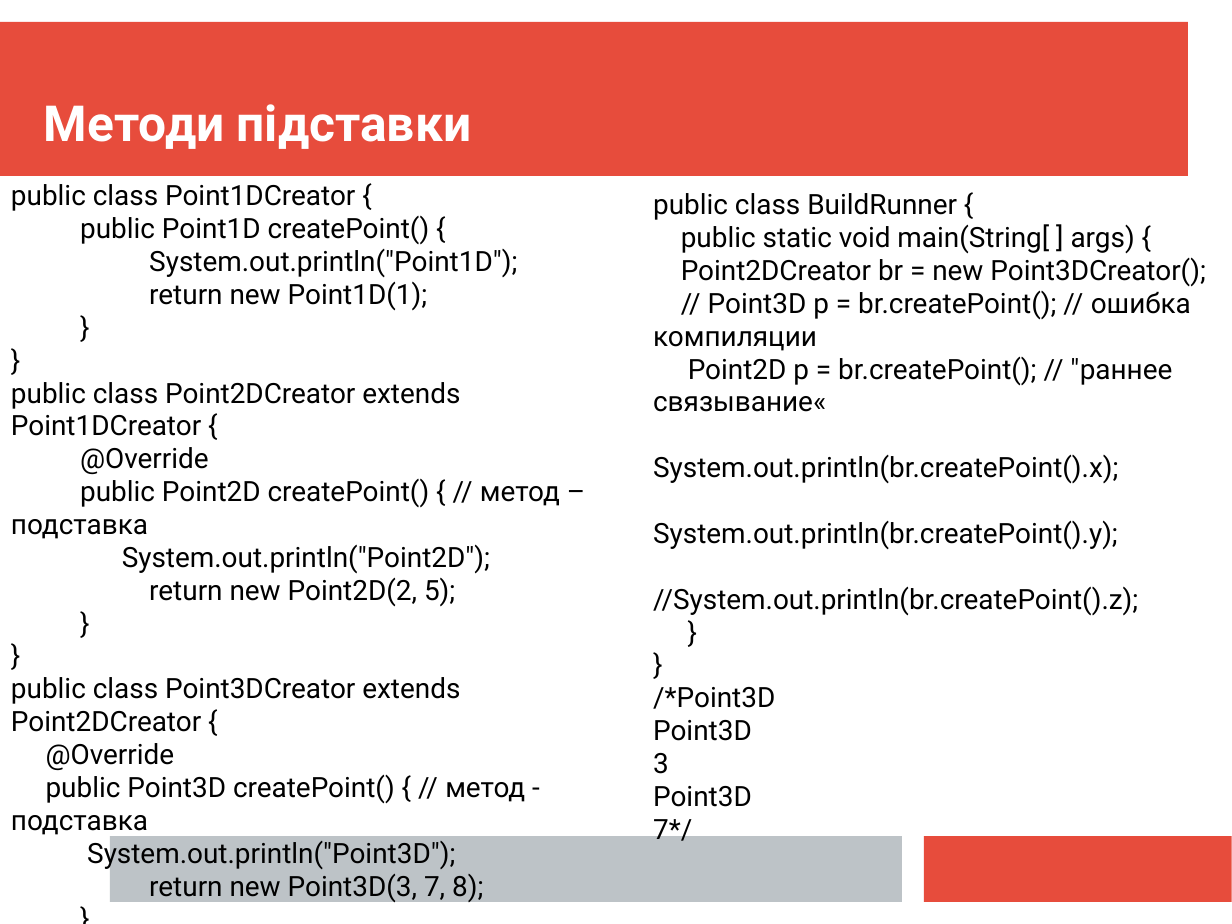
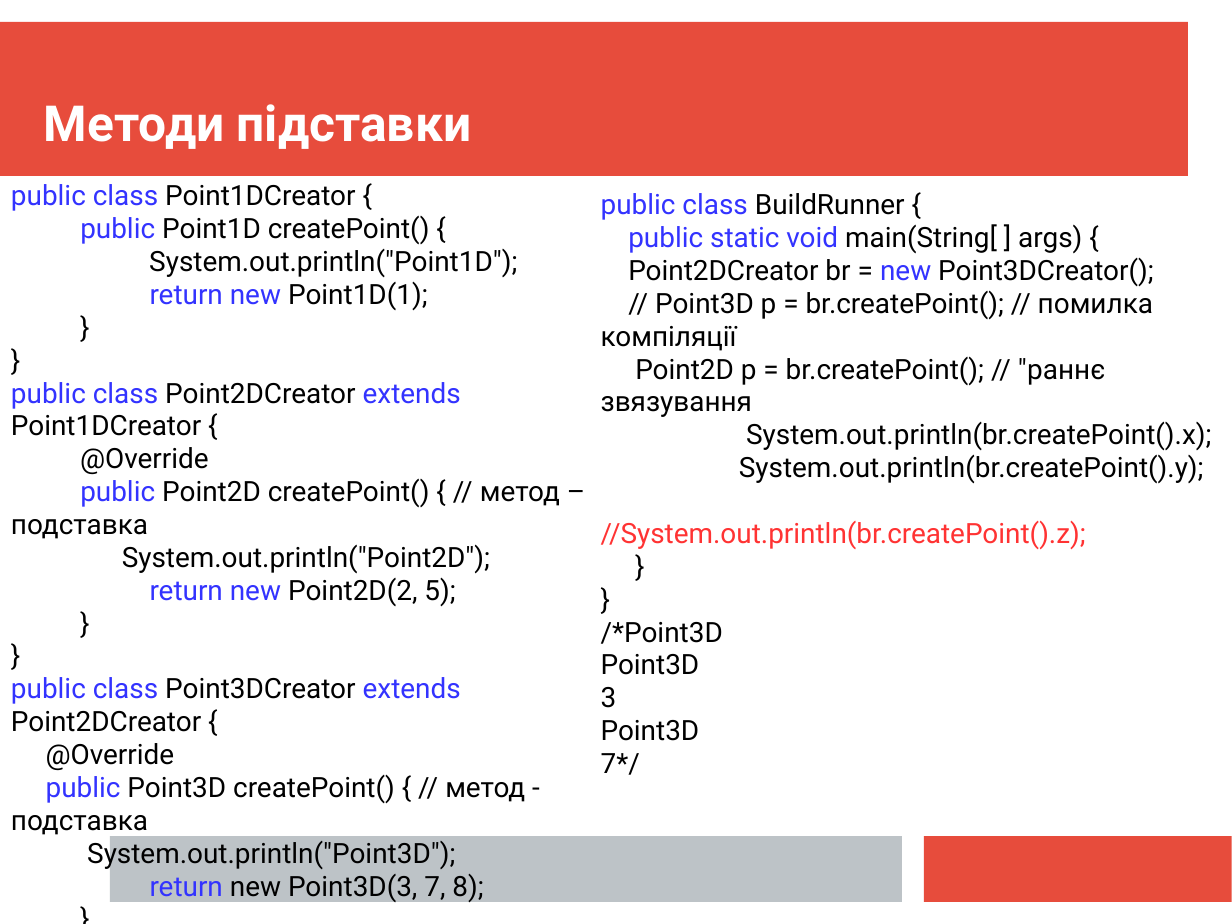
Before and after one commit to mecchmatProjects/JavaCourse, a slide deck: slide 16 of L03_OOP_Inher/JavaTutorUkr3oop.ppt. Drawn at 1232x924 pixels with LibreOffice and Linux fonts; fonts in the diff are those of the drawing. Boxes give left, top, right and bottom in pixels: in the first picture for what was removed or moved away, otherwise in the second. Text is boxed around its words. In the diff, an @@ line names an element or a change of style, - is before the commit and + after.

```diff
--- a/L03_OOP_Inher/JavaTutorUkr3oop.ppt
+++ b/L03_OOP_Inher/JavaTutorUkr3oop.ppt
@@ text "public class Point1DCreator {" at bbox=[11, 184, 560, 903]: text colour #000000 to #3333FF in "public class", "public", "return new", "public class extends" and 5 more places @@
@@ text "public class BuildRunner {": place and size @@
-text "public class BuildRunner {" at bbox=[653, 193, 1206, 846]
+text "public class BuildRunner {" at bbox=[601, 193, 1211, 775]
@@ text at bbox=[601, 193, 1211, 775]: text colour #000000 to #3333FF in "public class", "public static void", "new"; text colour #000000 to #FF3333 in "//System.out.println(br.createPoint().z);" @@
@@ text at bbox=[601, 290, 1153, 417]: text changed @@
-// Point3D p = br.createPoint(); // ошибка компиляции
-Point2D p = br.createPoint(); // "раннее связывание«
+// Point3D p = br.createPoint(); // помилка компіляції
+Point2D p = br.createPoint(); // "раннє звязування
```
Also in this commit, not shown: 13 other slides changed, 1 other file.
